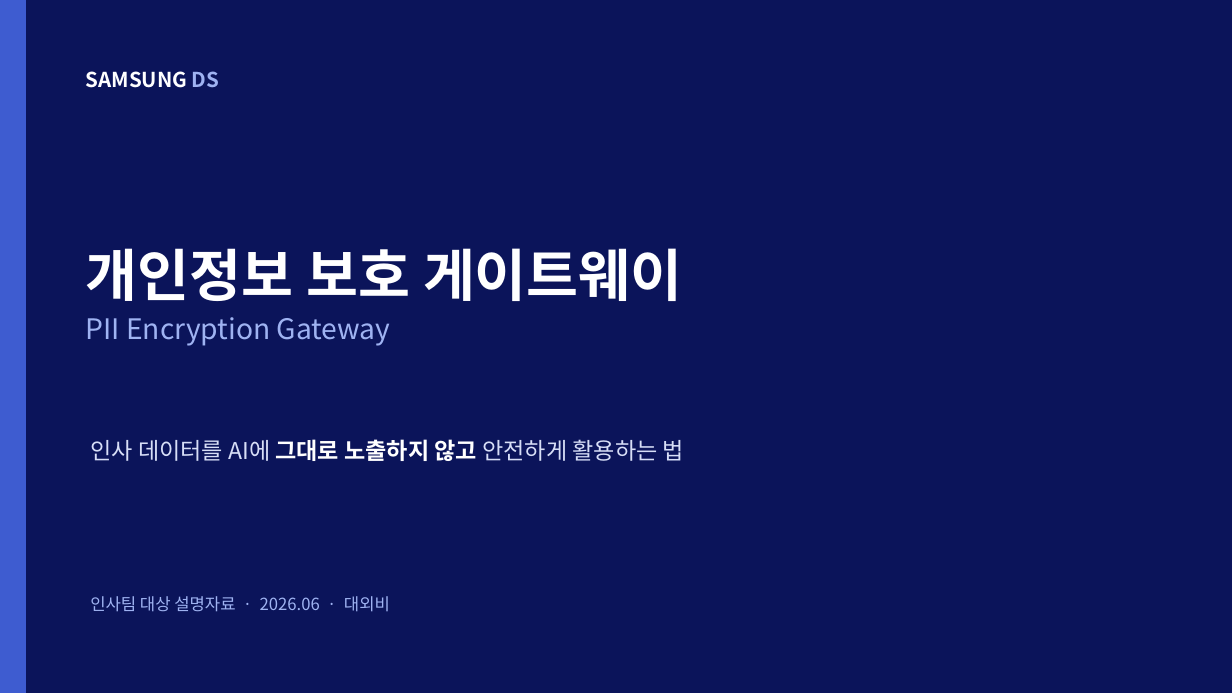
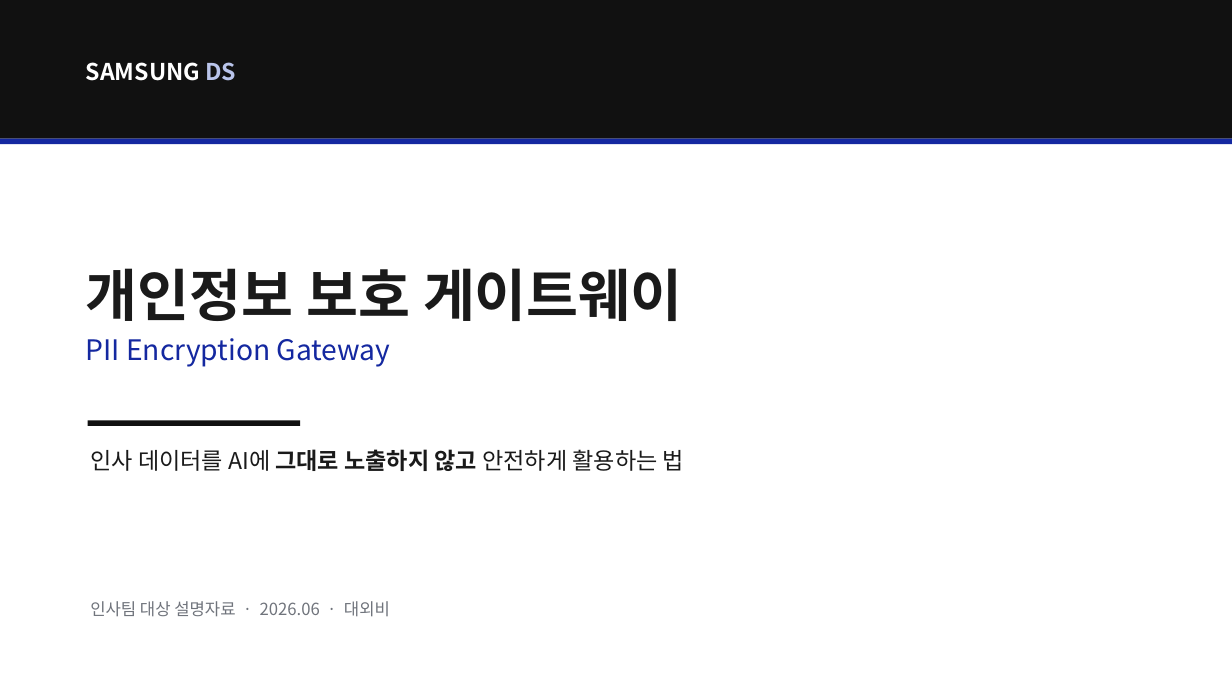
Before and after one commit to kos2001/pii-encryption-gateway, a slide deck: slide 1 of claudedocs/PII_게이트웨이_인사팀_설명.pptx. Drawn at 1232x693 pixels with LibreOffice and Linux fonts; fonts in the diff are those of the drawing. Boxes give left, top, right and bottom in pixels: in the first picture for what was removed or moved away, otherwise in the second. Text is boxed around its words. In the diff, an @@ line names an element or a change of style, - is before the commit and + after.

```diff
--- a/claudedocs/PII_게이트웨이_인사팀_설명.pptx
+++ b/claudedocs/PII_게이트웨이_인사팀_설명.pptx
@@ rectangle removed at (0,0,1232,693) @@
@@ rectangle removed at (0,0,26,693) @@
@@ rectangle added at (0,0,1232,139), fill #111111 @@
@@ text "SAMSUNG DS": place and size @@
-text "SAMSUNG DS" at (86,71,219,88)
+text "SAMSUNG DS" at (86,62,236,81)
@@ text "SAMSUNG DS" at (86,62,236,81): size 16 to 18 pt; text colour #9FB3F2 to #B9C4EA in "DS"; vertical alignment top to middle @@
@@ rectangle added at (0,139,1232,144), fill #1428A0 @@
@@ text "개인정보 보호 게이트웨이": place and size @@
-text "개인정보 보호 게이트웨이" at (86,248,683,346)
+text "개인정보 보호 게이트웨이" at (86,268,683,367)
@@ text "개인정보 보호 게이트웨이" at (86,268,683,367): text colour #FFFFFF to #1A1A1A in "개인정보 보호 게이트웨이"; text colour #9FB3F2 to #1428A0 in "PII Encryption Gateway"; line spacing 1.1 to 1.12 @@
@@ text "인사 데이터를 AI에 그대로 노출하지 ...": place and size @@
-text "인사 데이터를 AI에 그대로 노출하지 ..." at (90,439,684,461)
+text "인사 데이터를 AI에 그대로 노출하지 ..." at (90,449,684,471)
@@ text "인사 데이터를 AI에 그대로 노출하지 ..." at (90,449,684,471): text colour #D7DEF7 to #1A1A1A in "인사 데이터를 AI에 안전하게 활용하는 법"; text colour #FFFFFF to #1A1A1A in "그대로 노출하지 않고" @@
@@ rectangle added at (88,421,300,426), fill #111111 @@
@@ text "인사팀 대상 설명자료 · 2026.06 ..." at (90,601,390,617): text colour #9FB3F2 to #70747C @@
```
Also in this commit, not shown: 8 other slides changed, 1 other file.
